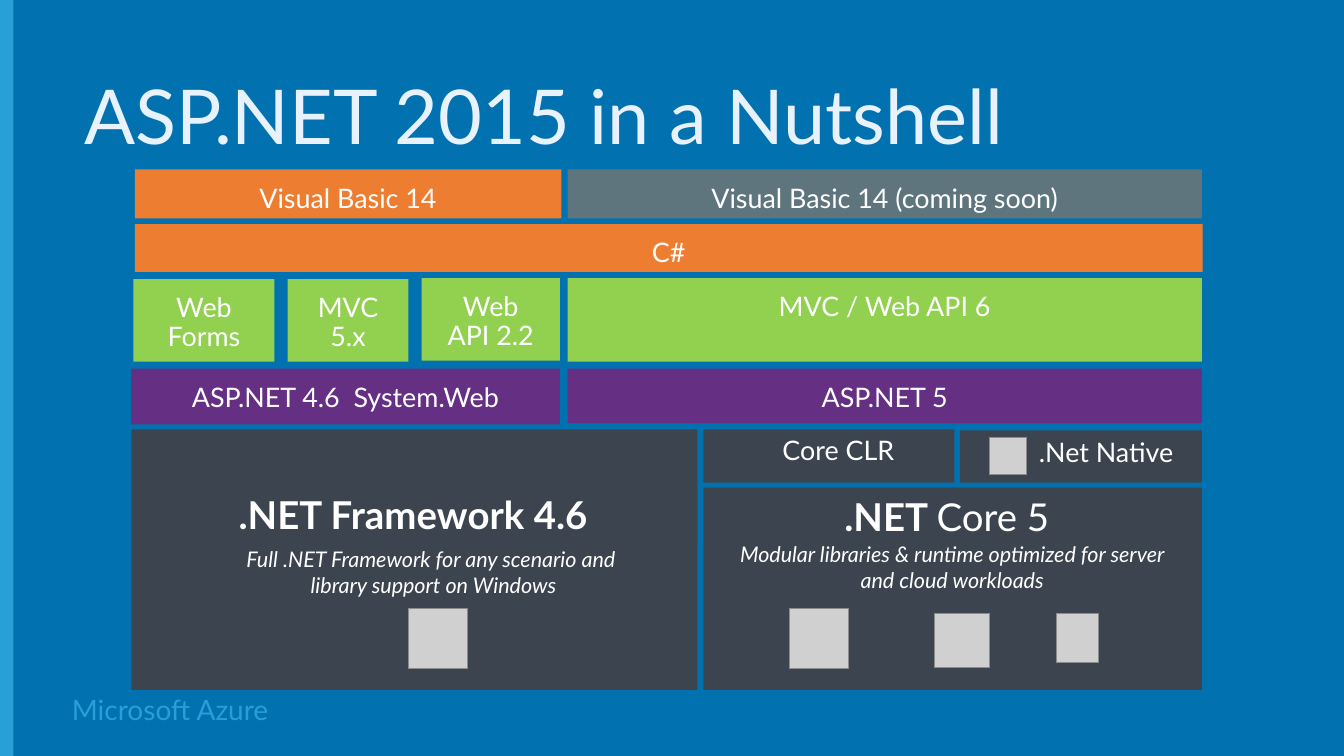
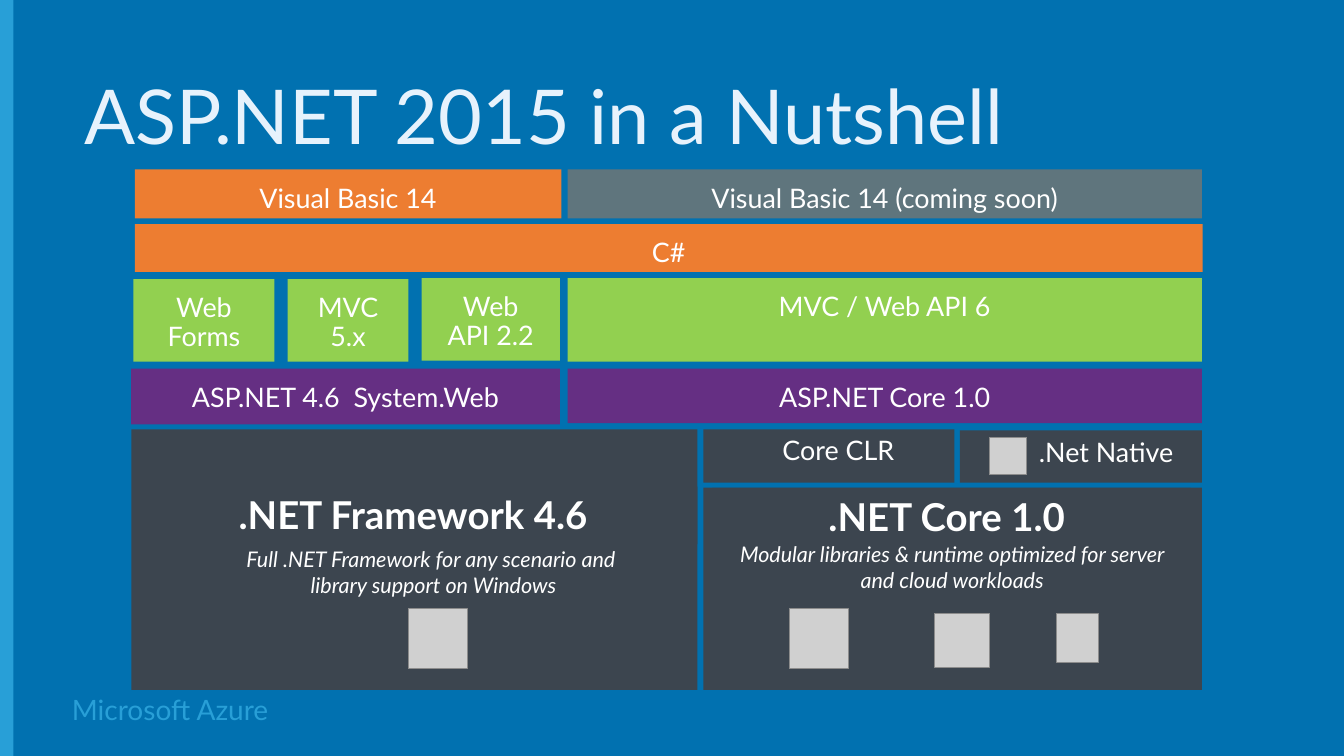
Before and after one commit to Microsoft-Web/WebCampTrainingKit, a slide deck: slide 8 of Presentation/07-Conclusion/Conclusion.pptx. Drawn at 1344x756 pixels with LibreOffice and Linux fonts; fonts in the diff are those of the drawing; grey boxes stand for pictures; background and template pictures are left out. Boxes give left, top, right and bottom in pixels: in the first picture for what was removed or moved away, otherwise in the second. Text is boxed around its words. In the diff, an @@ line names an element or a change of style, - is before the commit and + after.

Commit message:
Replaced 'ASP.NET 5' with 'ASP.NET Core 1.0' and '.NET Core 5' with '.NET Core 1.0'

```diff
--- a/Presentation/07-Conclusion/Conclusion.pptx
+++ b/Presentation/07-Conclusion/Conclusion.pptx
@@ text in rectangle at [779,387,991,407]: text changed @@
-ASP.NET 5
+ASP.NET Core 1.0
@@ text in rectangle at [828,503,1065,532]: text changed; bold on @@
-.NET Core 5
+.NET Core 1.0
```
Also in this commit, not shown: 2 other slides changed, 1 other file.
